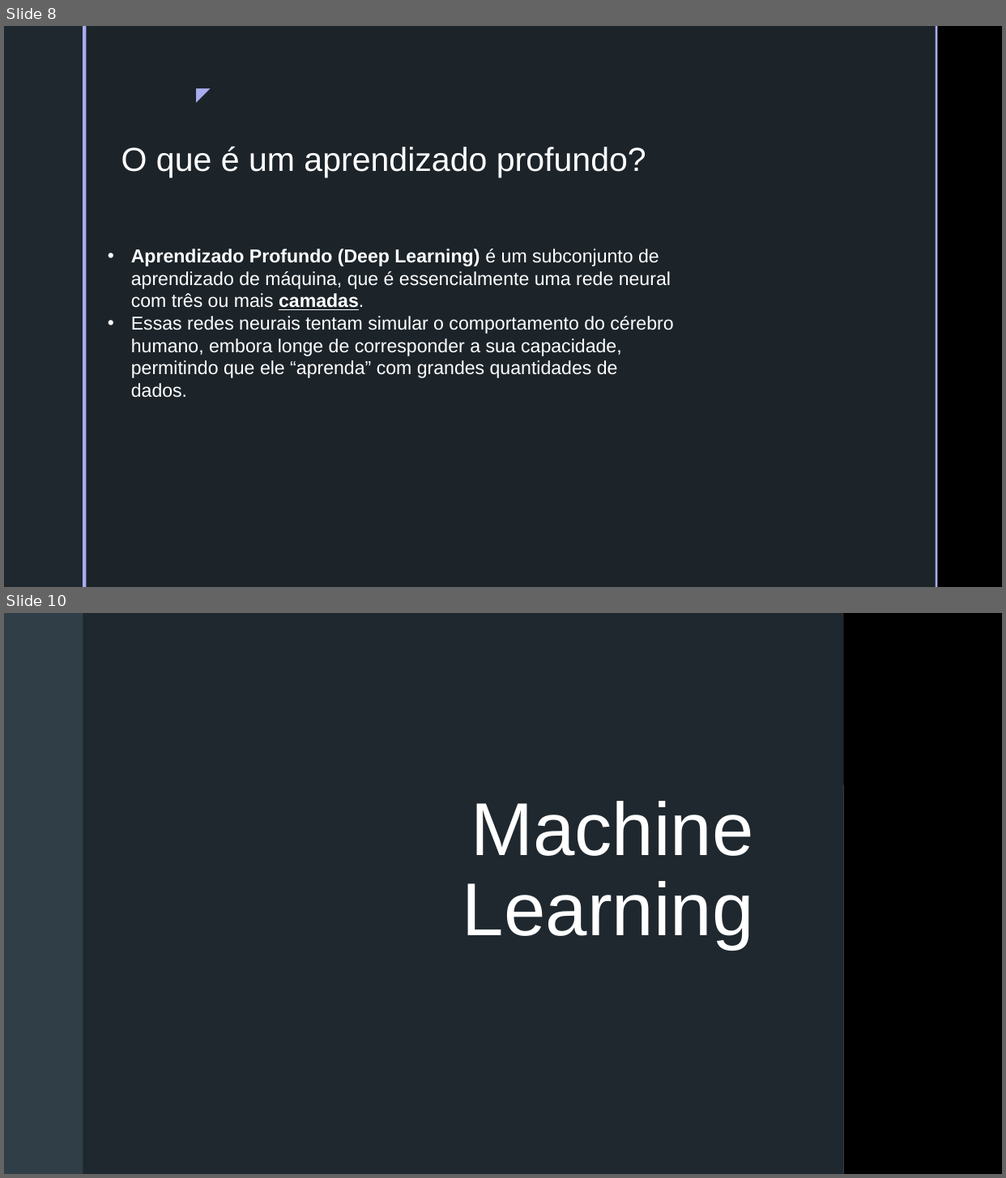
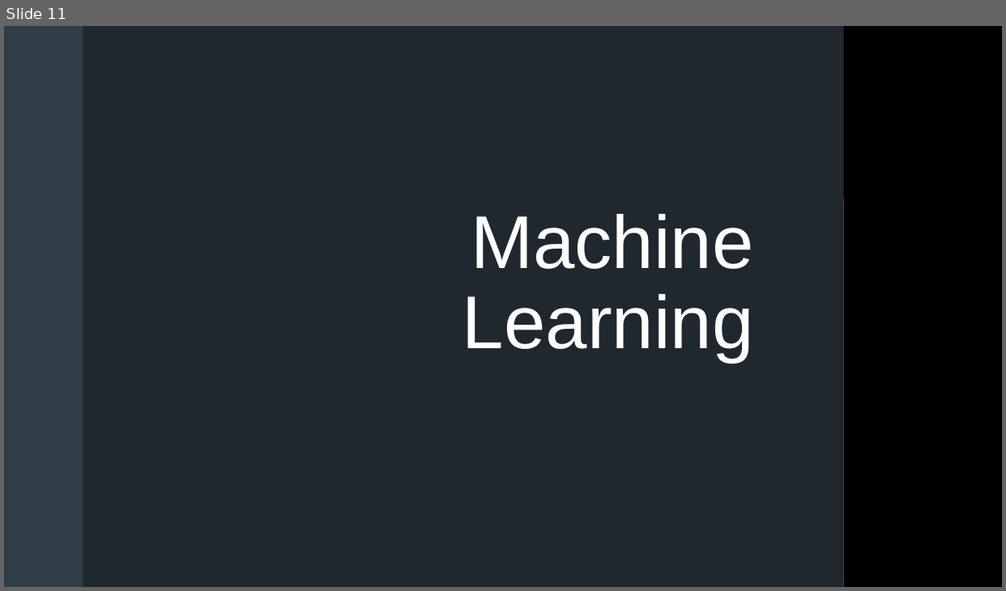
Before and after one commit to batestin1/code_the_future_diobot, a slide deck: materiais/LLM-DIO.pptx. Shown one above the other, each under a label of ours: slides 8 and 10 before the commit, slide 11 after it; the slides between them are not shown. The pictures are 1006x1178 and 1006x591 pixels, drawn with LibreOffice and Linux fonts; fonts in the diff are those of the drawing; grey boxes stand for pictures; background and template pictures are left out. Boxes give left, top, right and bottom in pixels: in the first picture for what was removed or moved away, otherwise in the second. Text is boxed around its words. In the diff, an @@ line names an element or a change of style, - is before the commit and + after.

```diff
--- a/materiais/LLM-DIO.pptx
+++ b/materiais/LLM-DIO.pptx
@@ slide 8 removed at bbox=[4, 26, 1002, 587], background picture (left out); not listed: 2 template elements that a slide beside it also shows @@
@@ rectangle removed at bbox=[4, 26, 83, 587] @@
@@ rectangle removed at bbox=[83, 26, 87, 587] @@
@@ text removed at bbox=[184, 79, 217, 109] @@
-◤
@@ text removed at bbox=[121, 146, 646, 178] @@
-O que é um aprendizado profundo?
@@ text removed at bbox=[131, 249, 673, 398] @@
-• Aprendizado Profundo (Deep Learning) é um subconjunto de aprendizado de máquina, que é essencialmente uma rede neural com três ou mais camadas.
-• Essas redes neurais tentam simular o comportamento do cérebro humano, embora longe de corresponder a sua capacidade, permitindo que ele “aprenda” com grandes quantidades de dados.
@@ what was slide 10 is now slide 11 @@
```
Also in this commit, not shown: 5 slides changed, 11 slides added, 16 other slides removed, 1 other file.
